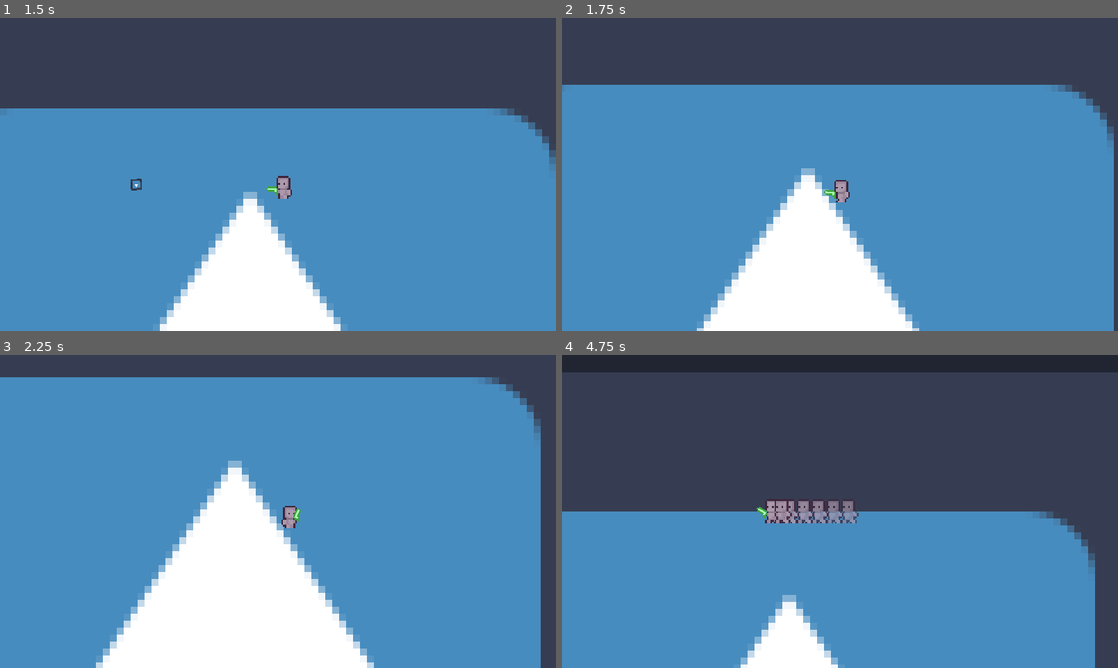
Above: before the commit, frames 1-4 (two rows, left to right).
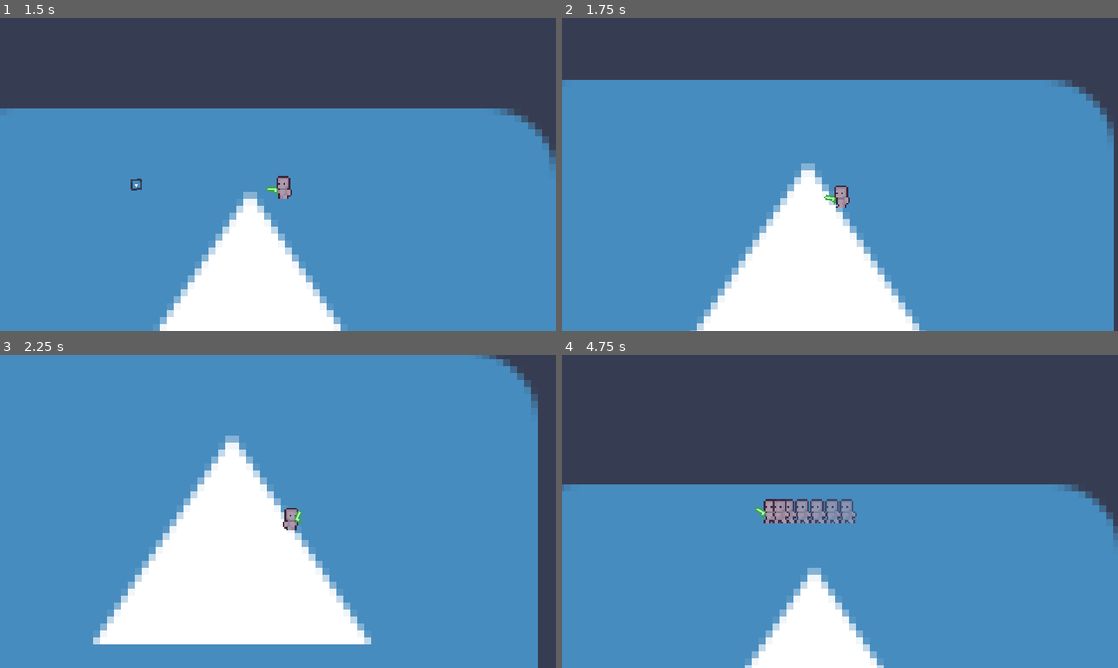
Above: after the commit, the same moments.

Repository: JagersEgo/Scrapped
Game: Godot game, scene res://Game Level/game_level.tscn
The game is run twice, just before and just after one commit, with the same random seed, the same clock (stepped at 60 frames per second) and the same inputs. The engine's default icon, where the game draws it, is replaced by a stand-in: a white triangle on a blue panel in a dark square.
Inputs (mouse positions are in pixels of both pictures, inside the frame that each line leads up to):
- Up to frame 1 (1.5 s): move the mouse to (400, 158) at 0.52 s; hold D (right) 0.53-1.28 s; tap Shift (dash) at 0.6 s; click (400, 158) at 0.8 s; move the mouse to (166, 190) at 1.27 s; hold S (down) from 1.28 s (still down); click (166, 190) at 1.35 s
- Up to frame 2 (1.75 s): keep holding S (down); tap Ctrl (run, bound only after the commit) at 1.55 s
- Up to frame 3 (2.25 s): move the mouse to (333, 442) at 2.02 s; release S (down) at 2.03 s; hold D (right) from 2.03 s (still down); tap Ctrl (run, bound only after the commit) at 2.1 s
- Up to frame 4 (4.75 s): tap Shift (dash) at 2.3, 2.85, 4.55 s; move the mouse to (812, 574) at 2.77 s; release D (right) at 2.78 s; hold W (up) 2.78-3.53 s; click (812, 574) at 3.05 s; move the mouse to (1006, 558) at 3.52 s; hold A (left) from 3.53 s (still down); click (1006, 558) at 3.6 s; tap Ctrl (run, bound only after the commit) at 3.8, 4.35 s; move the mouse to (673, 464) at 4.27 s

Frame 1 is identical in both runs. In frame 2, 3.1% of the frame differs, in the area x 0-100%, y 19-100%; in frame 3, 16%; in frame 4, 19%, in the area x 0-100%, y 0-100%.

Commit message:
run and no shoot

Diff:
--- a/Characters/gun.gd
+++ b/Characters/gun.gd
@@ -13,8 +13,7 @@
 	var mouse_pos = get_global_mouse_position()
 	look_at(mouse_pos)
 
-	if Input.is_action_just_pressed("shoot") and can_fire:
-		print("bang")
+	if Input.is_action_just_pressed("shoot") and can_fire and $"..".isRunning == false:
 		var bullet_instance = bullet.instantiate()
 		bullet_instance.rotation = rotation
 		bullet_instance.global_position = $muzzle.global_position
--- a/Characters/player_character.gd
+++ b/Characters/player_character.gd
@@ -1,6 +1,7 @@
 extends CharacterBody2D
 
 @export var move_speed : float = 64
+@export var run_speed : float = 96
 @export var dash_speed : float = 320
 @export var dash_duration : float = 0.2
 @export var dash_cooldown : float = 0.5
@@ -13,6 +14,8 @@
 @onready var dash_cd_timer = $DashCDTimer
 @onready var ghost_timer = $GhostTimer
 
+var speed : float = 64
+var isRunning = false
 var isDashing = false
 var ghost_scene = preload("res://Dash Stuff/DashGhost.tscn")
 @onready var sprite = $"Character Sprite"
@@ -38,10 +41,24 @@
 
 		instance_ghost()
 
+
+	if Input.is_action_just_pressed("run") and isRunning == false:
+		isRunning = true
+
+	elif Input.is_action_just_pressed("run") and isRunning == true:
+		isRunning = false
+
+
 	if dash_timer.is_stopped():
 		isDashing = false
 		ghost_timer.stop()
-		velocity = input_direction * move_speed
+
+	if !isDashing:
+		if !isRunning:
+			speed = move_speed
+		if isRunning:
+			speed = run_speed
+		velocity = input_direction * speed
 
 
 	update_animation_parameters(input_direction)
--- a/project.godot
+++ b/project.godot
@@ -54,6 +54,11 @@
 "events": [Object(InputEventMouseButton,"resource_local_to_scene":false,"resource_name":"","device":-1,"window_id":0,"a …(258 unchanged characters)…
 ]
 }
+run={
+"deadzone": 0.5,
+"events": [Object(InputEventKey,"resource_local_to_scene":false,"resource_name":"","device":-1,"window_id":0,"alt_pressed":false,"shift_pressed":false,"ctrl_pressed":false,"meta_pressed":false,"pressed":false,"keycode":0,"physical_keycode":4194326,"key_label":0,"unicode":0,"echo":false,"script":null)
+]
+}
 
 [layer_names]
 
